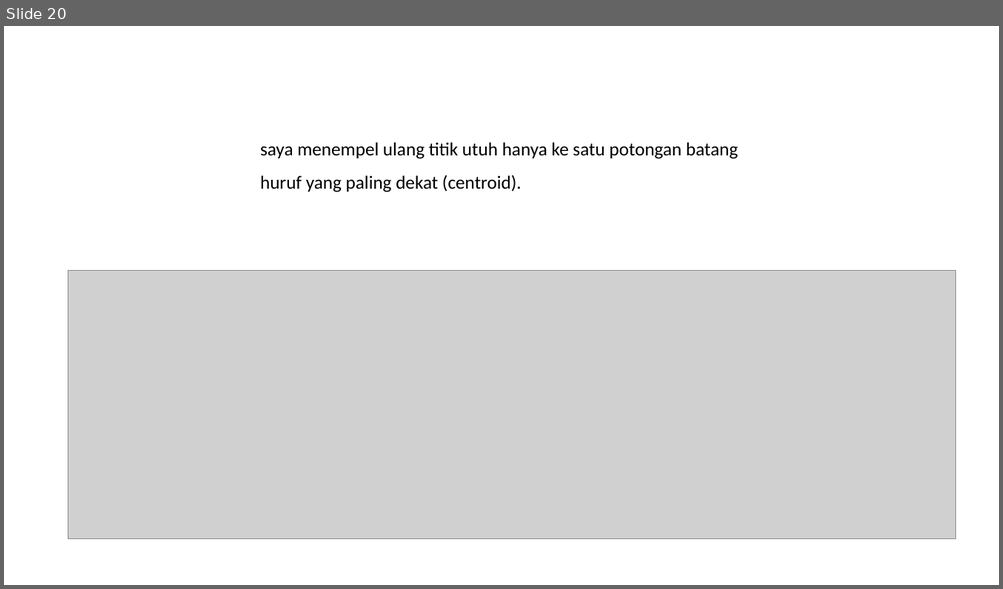
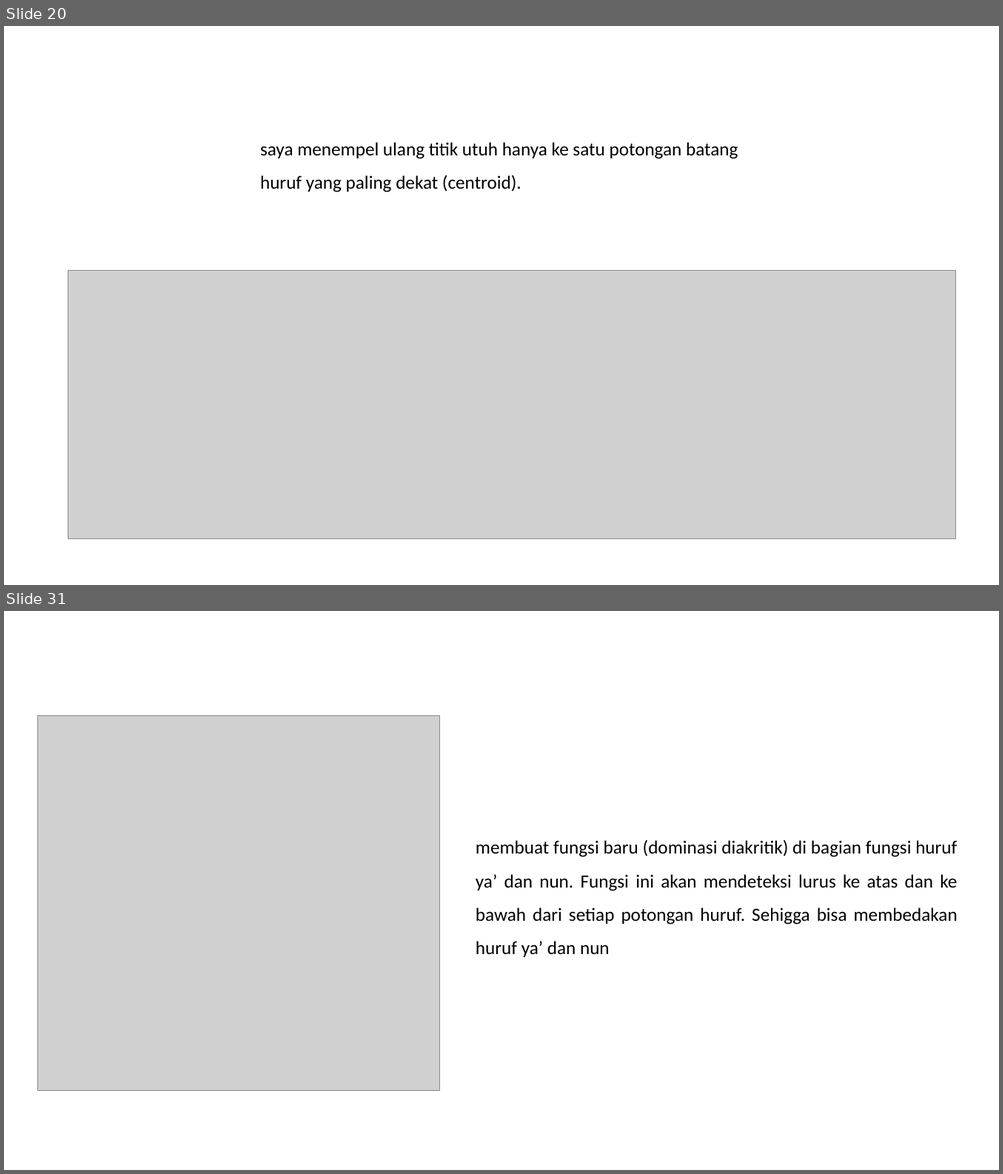
Before and after one commit to fajrullll/TA, a slide deck: LAPORAN PROGRES TUGAS AKHIR.pptx. Shown one above the other, each under a label of ours: slide 20 before the commit, slides 20 and 31 after it; the slides between them are not shown. The pictures are 1003x589 and 1003x1174 pixels, drawn with LibreOffice and Linux fonts; fonts in the diff are those of the drawing; grey boxes stand for pictures. Boxes give left, top, right and bottom in pixels: in the first picture for what was removed or moved away, otherwise in the second. Text is boxed around its words. In the diff, an @@ line names an element or a change of style, - is before the commit and + after.

```diff
--- a/LAPORAN PROGRES TUGAS AKHIR.pptx
+++ b/LAPORAN PROGRES TUGAS AKHIR.pptx
@@ slide 31 added at (4,611,999,1170), background #FFFFFF @@
@@ picture added at (37,716,440,1091) @@
@@ text added at (475,840,957,957), 18 pt, text #000000 @@
+membuat fungsi baru (dominasi diakritik) di bagian fungsi huruf ya’ dan nun. Fungsi ini akan mendeteksi lurus ke atas dan ke bawah dari setiap potongan huruf. Sehigga bisa membedakan huruf ya’ dan nun
```
Also in this commit, not shown: 23 other slides added, 13 other files.
